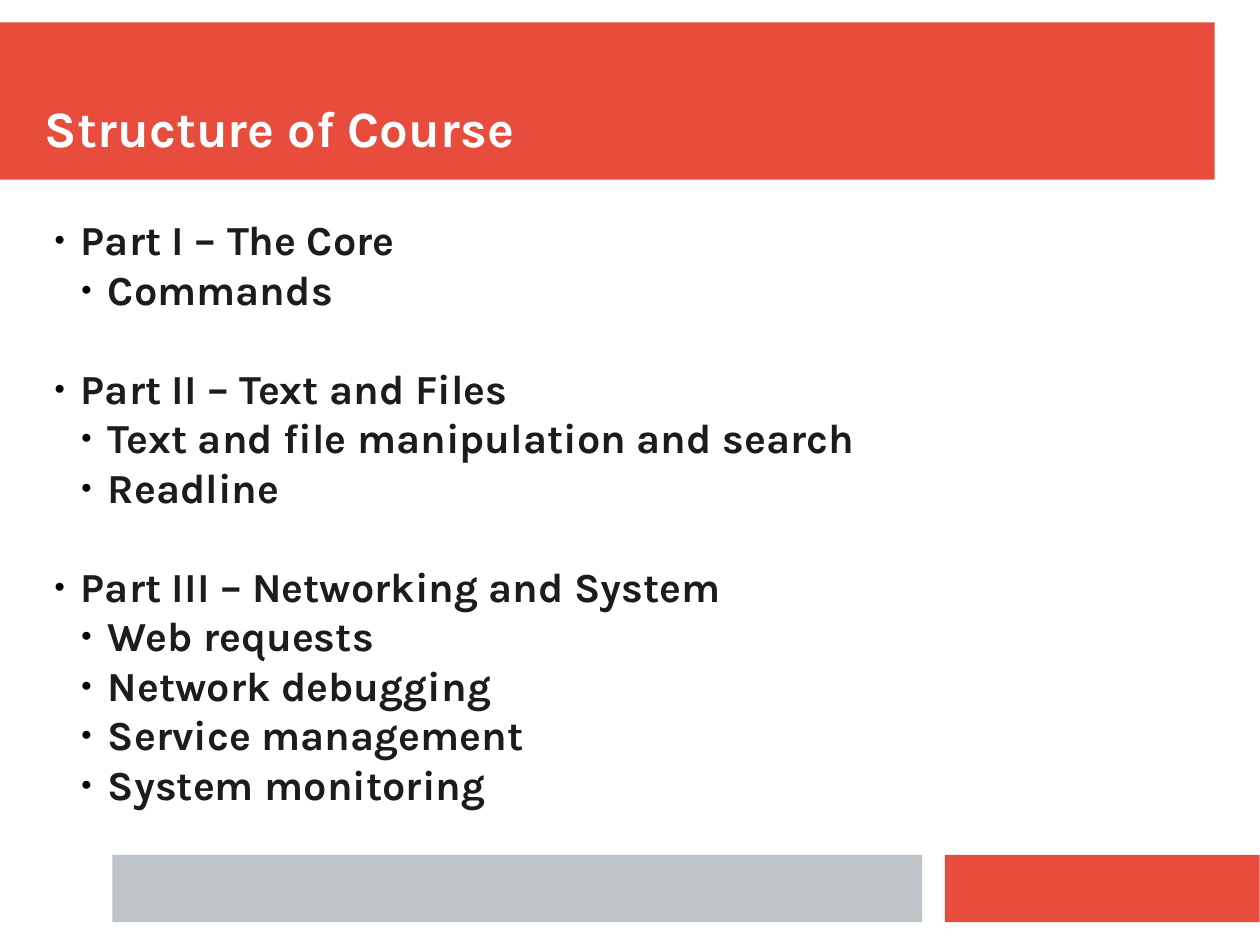
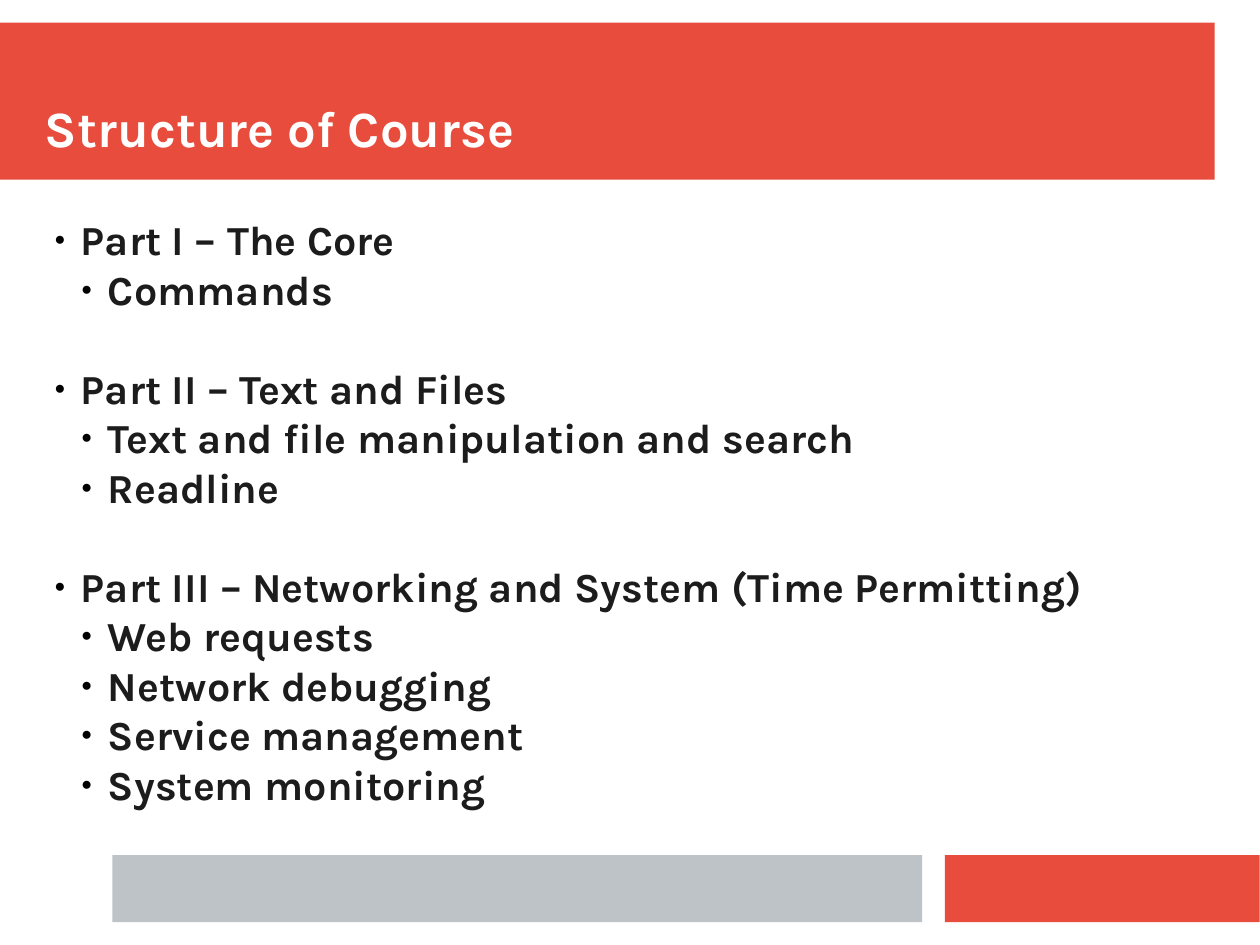
Before and after one commit to ianmiell/introduction-to-the-command-line, a slide deck: slide 6 of slides/introduction_to_the_command_line.pptx. Drawn at 1260x945 pixels with LibreOffice and Linux fonts; fonts in the diff are those of the drawing. Boxes give left, top, right and bottom in pixels: in the first picture for what was removed or moved away, otherwise in the second. Text is boxed around its words. In the diff, an @@ line names an element or a change of style, - is before the commit and + after.

```diff
--- a/slides/introduction_to_the_command_line.pptx
+++ b/slides/introduction_to_the_command_line.pptx
@@ text at [81, 571, 1082, 613]: text changed @@
-● Part III – Networking and System
+● Part III – Networking and System (Time Permitting)
```
Also in this commit, not shown: 3 other slides changed, 2 slides added, 2 slides removed, 1 other file.
